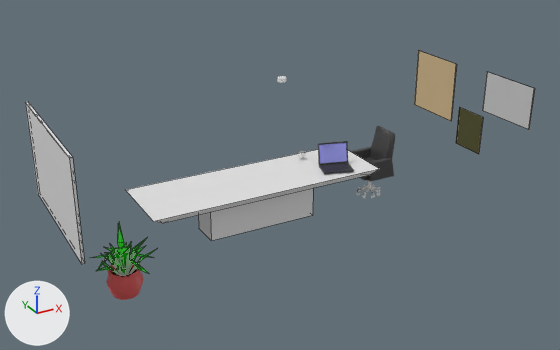
What one commit did to the FBX model New Floor/Assets/ConferenceRoom.fbx.
Camera for both pictures: a camera (50 mm lens) standing at (-9.33, -16.53, 9.61) and looking at (-0.38, -0.25, 1.48). The axes (+X, +Y, +Z) are drawn at lower left. The lights are the same throughout. Mesh edges are drawn as thin lines on the coarser meshes. Where no turn or scale is listed for an object, it has been applied to the vertices.

The first picture shows 'Chair', 'Datashow', 'Laptop', 'Pictures', 'PlantLeaves', 'Pot', 'Table'.
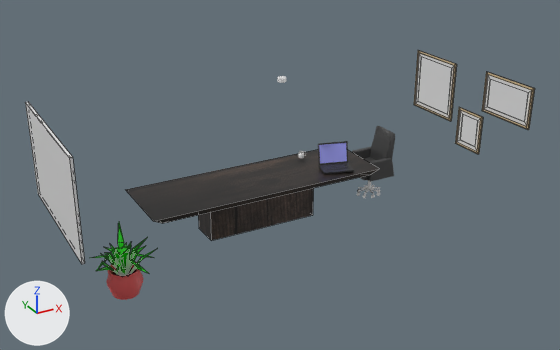
Changed parts and their boxes [x1, y1, x2, y2] in the pictures (560 x 350 px):
'Table', surface changed (white to black)
    both: [126, 149, 379, 241]
part 1 of me_plane_010, built on
    both: [414, 50, 534, 154]

The change in detail:
Picture 'WoodTexture.jpg' (img_woodtexture_jpg) is new.
In material 'Wood' (mat_wood), base_color is no longer (0.8, 0.8, 0.8), white #e7e7e7.
In material 'Wood' (mat_wood), texture is now set to img_woodtexture_jpg.
Material 'Inner' (mat_inner) is new.
Its base color is (0.8, 0.8, 0.8) (white #e7e7e7).
Material 'Portrait' (mat_portrait) is new.
Its base color is (0.8, 0.8, 0.8) (white #e7e7e7).
Material 'Glass_material' (mat_glass_material) is new.
Its base color is (0.8, 0.8, 0.8) (white #e7e7e7).
me_plane_010 is used by ob_pictures; location (5.98, 0.12, 2.48).
me_plane_010 had 24 vertices, 18 faces and spanned x -0.01..0.01, y -2.66..2.19, z -1.47..1.02.
me_plane_010 now has 84 vertices, 81 faces and spans x -0.03..0.01, y -2.66..2.19, z -1.47..1.02.
Part 1, on me_plane_010:
3 faces are deleted.
60 vertices are added at x -0.03..-0.01, y -2.66..2.19, z -1.47..1.02.
5 new faces join them, mat_image3 (light grey #cbcbcb).
34 new faces join them, mat_image1 (beige #d3b98d).
5 new faces join them, mat_portrait (white #e7e7e7).
7 new faces join them, mat_image2 (dark yellow #514f27).
12 new faces join them, mat_inner (white #e7e7e7).
3 new faces join them, mat_glass_material (white #e7e7e7).
me_plane_010 now uses material mat_glass_material (white #e7e7e7).
me_plane_010 now uses material mat_inner (white #e7e7e7).
me_plane_010 now uses material mat_portrait (white #e7e7e7).
